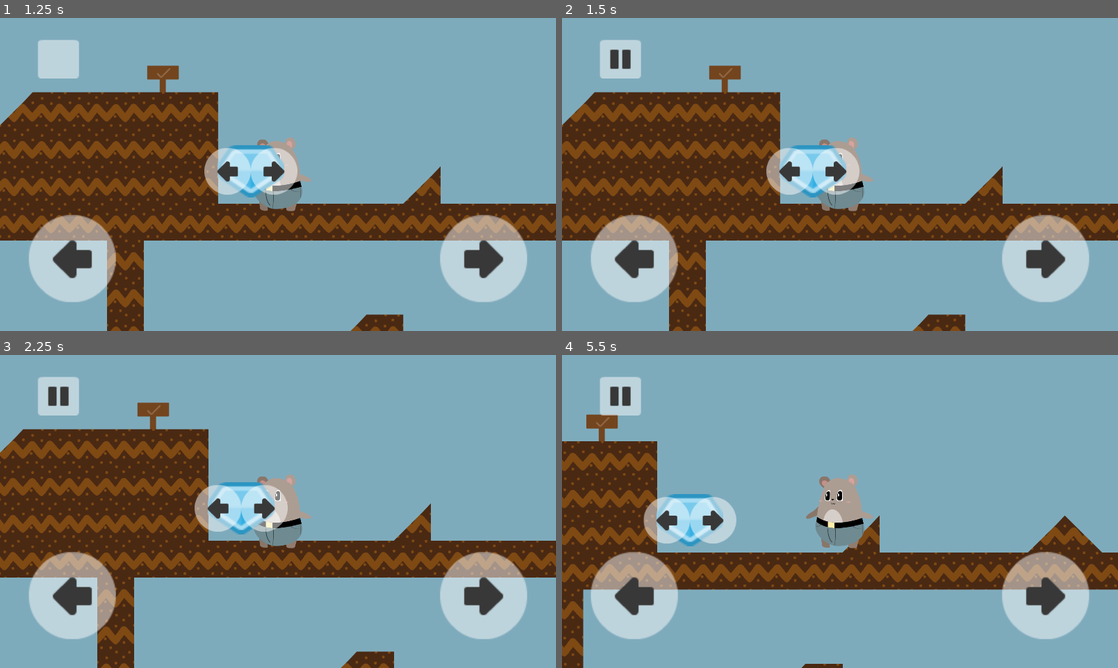
Above: before the commit, frames 1-4 (two rows, left to right).
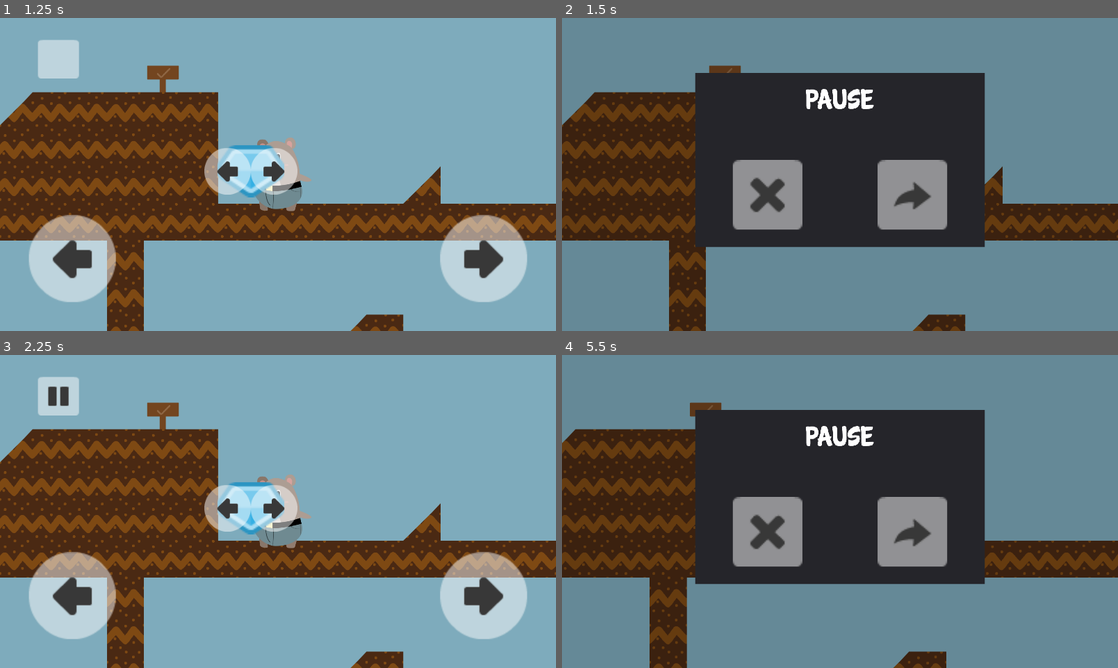
Above: after the commit, the same moments.

Repository: arnaudcoj/buttbutt_adventures
Game: Godot game, scene res://Main/scenes/Main.tscn
Same seed, same stepped clock (60 frames per second), same inputs: the game is played once before the commit and once after it.
Inputs (mouse positions are in pixels of both pictures, inside the frame that each line leads up to):
- Up to frame 1 (1.25 s): tap Enter (ui_accept) at 0.5, 0.77 s; move the mouse to (400, 158) at 0.52 s; hold Right (right_action) from 0.53 s (still down); hold Space (ui_select) from 0.53 s (still down); click (400, 158) at 0.67 s
- Up to frame 2 (1.5 s): release Right (right_action) at 1.25 s; release Space (ui_select) at 1.25 s; click (623, 58) at 1.25 s
- Up to frame 3 (2.25 s): click (350, 530) at 2.02 s
- Up to frame 4 (5.5 s): tap Enter (ui_accept) at 2.75, 3.02, 4.52, 5.27 s; move the mouse to (728, 527) at 2.77 s; hold Right (right_action) 2.78-3.53 s; tap Space (ui_select) at 2.85, 4.35 s; click (728, 527) at 2.92 s; move the mouse to (895, 442) at 3.52 s; hold Left (left_action) 3.53-4.28 s; hold Space (ui_select) 3.53-4.28 s; click (895, 442) at 3.67 s; move the mouse to (812, 574) at 4.27 s; hold Right (right_action) from 4.28 s (still down); click (812, 574) at 4.42 s; move the mouse to (1006, 558) at 5.02 s; hold Space (ui_select) from 5.03 s (still down); click (1006, 558) at 5.17 s

Frame 1 is identical in both runs. In frame 2, 89% of the frame differs, in the area x 0-100%, y 0-100%; in frame 3, 12%; in frame 4, 96%.
Error in both runs: Trying to assign value of type 'Node' to a variable of type 'KinematicBody2D'. (res://Main/scripts/Splash.gd:4)

Commit message:
refacto after pause_screen

Diff:
--- a/sources/GUI/ControlCanvas/ControlCanvas.gd
+++ b/sources/GUI/ControlCanvas/ControlCanvas.gd
@@ -1,6 +1,10 @@
 extends Control
 
 export (Theme) var controls_theme
+
+func link_player(player):
+	update_controls_icons(player.controler.left_action, player.controler.right_action)
+	player.connect("controls", self, "update_controls_icons")
 
 func update_controls_icons(left_action, right_action):
 	assert(controls_theme != null)
--- /dev/null
+++ b/sources/GUI/InGame/scenes/HUD.tscn
@@ -0,0 +1,38 @@
+[gd_scene load_steps=7 format=2]
+
+[ext_resource path="res://GUI/InGame/scripts/HUD.gd" type="Script" id=1]
+[ext_resource path="res://GUI/sprites/debug/transparentLight/transparentLight12.png" type="Texture" id=2]
+[ext_resource path="res://GUI/sprites/debug/transparentLight/transparentLight10.png" type="Texture" id=3]
+[ext_resource path="res://GUI/ControlCanvas/ControlCanvas.tscn" type="PackedScene" id=4]
+
+[sub_resource type="InputEventAction" id=1]
+action = "ui_select"
+
+[sub_resource type="ShortCut" id=2]
+shortcut = SubResource( 1 )
+
+[node name="HUD" type="Control"]
+anchor_right = 1.0
+anchor_bottom = 1.0
+mouse_filter = 1
+script = ExtResource( 1 )
+
+[node name="TopPanel" type="Control" parent="."]
+anchor_right = 1.0
+margin_bottom = 300.0
+mouse_filter = 1
+
+[node name="PauseButton" type="TextureButton" parent="TopPanel"]
+margin_left = 131.235
+margin_top = 75.8701
+margin_right = 273.235
+margin_bottom = 208.87
+shortcut = SubResource( 2 )
+texture_normal = ExtResource( 2 )
+texture_pressed = ExtResource( 3 )
+expand = true
+
+[node name="ControlCanvas" parent="." instance=ExtResource( 4 )]
+anchor_top = 1.0
+margin_top = -750.0
+[connection signal="pressed" from="TopPanel/PauseButton" to="." method="_on_PauseButton_pressed"]
--- /dev/null
+++ b/sources/GUI/InGame/scenes/InGameCanvas.tscn
@@ -0,0 +1,15 @@
+[gd_scene load_steps=4 format=2]
+
+[ext_resource path="res://GUI/InGame/scripts/InGameCanvas.gd" type="Script" id=1]
+[ext_resource path="res://GUI/InGame/scenes/HUD.tscn" type="PackedScene" id=2]
+[ext_resource path="res://GUI/InGame/scenes/PauseScreen.tscn" type="PackedScene" id=3]
+
+[node name="InGameCanvas" type="Control"]
+anchor_right = 1.0
+anchor_bottom = 1.0
+mouse_filter = 1
+script = ExtResource( 1 )
+
+[node name="HUD" parent="." instance=ExtResource( 2 )]
+
+[node name="PauseScreen" parent="." instance=ExtResource( 3 )]
--- /dev/null
+++ b/sources/GUI/InGame/scenes/PauseScreen.tscn
@@ -0,0 +1,83 @@
+[gd_scene load_steps=7 format=2]
+
+[ext_resource path="res://GUI/InGame/scripts/PauseScreen.gd" type="Script" id=1]
+[ext_resource path="res://GUI/fonts/Cartwheel/Sansani Fonts - Cartwheel.otf" type="DynamicFontData" id=2]
+[ext_resource path="res://GUI/sprites/debug/transparentLight/transparentLight33.png" type="Texture" id=3]
+[ext_resource path="res://GUI/sprites/debug/transparentLight/transparentLight10.png" type="Texture" id=4]
+[ext_resource path="res://GUI/sprites/debug/transparentLight/transparentLight19.png" type="Texture" id=5]
+
+[sub_resource type="DynamicFont" id=1]
+size = 100
+font_data = ExtResource( 2 )
+
+[node name="PauseScreen" type="Control"]
+anchor_right = 1.0
+anchor_bottom = 1.0
+mouse_filter = 1
+script = ExtResource( 1 )
+
+[node name="Background" type="ColorRect" parent="."]
+anchor_right = 1.0
+anchor_bottom = 1.0
+color = Color( 0, 0, 0, 0.196078 )
+
+[node name="Popup" type="Control" parent="Background"]
+anchor_left = 0.5
+anchor_top = 0.5
+anchor_right = 0.5
+anchor_bottom = 0.5
+margin_left = -500.0
+margin_top = -350.0
+margin_right = 500.0
+margin_bottom = 250.0
+mouse_filter = 1
+
+[node name="Panel" type="Panel" parent="Background/Popup"]
+anchor_right = 1.0
+anchor_bottom = 1.0
+mouse_filter = 1
+
+[node name="Label" type="Label" parent="Background/Popup/Panel"]
+anchor_right = 1.0
+margin_top = 50.0
+margin_bottom = 14.0
+mouse_filter = 1
+custom_fonts/font = SubResource( 1 )
+text = "PAUSE"
+align = 1
+valign = 1
+
+[node name="Buttons" type="Control" parent="Background/Popup/Panel"]
+anchor_top = 1.0
+anchor_right = 1.0
+anchor_bottom = 1.0
+margin_top = -300.0
+mouse_filter = 1
+
+[node name="QuitButton" type="TextureButton" parent="Background/Popup/Panel/Buttons"]
+anchor_left = 0.25
+anchor_top = 0.4
+anchor_right = 0.25
+anchor_bottom = 0.4
+margin_left = -120.0
+margin_top = -120.0
+margin_right = 120.0
+margin_bottom = 120.0
+texture_normal = ExtResource( 3 )
+texture_pressed = ExtResource( 4 )
+expand = true
+
+[node name="ResumeButton" type="TextureButton" parent="Background/Popup/Panel/Buttons"]
+anchor_left = 0.75
+anchor_top = 0.4
+anchor_right = 0.75
+anchor_bottom = 0.4
+margin_left = -120.0
+margin_top = -120.0
+margin_right = 120.0
+margin_bottom = 120.0
+texture_normal = ExtResource( 5 )
+texture_pressed = ExtResource( 4 )
+expand = true
+[connection signal="pressed" from="Background/Popup/Panel/Buttons/QuitButton" to="." method="_on_QuitButton_pressed"]
+[connection signal="pressed" from="Background/Popup/Panel/Buttons/ResumeButton" to="." method="_on_ResumeButton_pressed"]
--- /dev/null
+++ b/sources/GUI/InGame/scripts/HUD.gd
@@ -0,0 +1,11 @@
+extends Control
+
+signal pause
+
+var control_canvas
+
+func _on_PauseButton_pressed():
+	emit_signal("pause")
+
+func _enter_tree():
+	control_canvas = get_node("ControlCanvas")
--- /dev/null
+++ b/sources/GUI/InGame/scripts/InGameCanvas.gd
@@ -0,0 +1,11 @@
+extends Control
+
+var hud_screen
+var pause_screen
+
+func _enter_tree():
+	hud_screen = get_node("HUD")
+	pause_screen = get_node("PauseScreen")
+
+func link_player_to_controls_canvas(player):
+	hud_screen.control_canvas.link_player(player)
--- /dev/null
+++ b/sources/GUI/InGame/scripts/PauseScreen.gd
@@ -0,0 +1,10 @@
+extends Control
+
+signal quit
+signal resume
+
+func _on_QuitButton_pressed():
+	emit_signal("quit")
+
+func _on_ResumeButton_pressed():
+	emit_signal("resume")
--- a/sources/Main/scenes/Main.tscn
+++ b/sources/Main/scenes/Main.tscn
@@ -3,7 +3,7 @@
 [ext_resource path="res://utils/scripts/fsm/FSM.gd" type="Script" id=1]
 [ext_resource path="res://Main/scripts/Splash.gd" type="Script" id=2]
 [ext_resource path="res://Main/scripts/MainMenu.gd" type="Script" id=3]
-[ext_resource path="res://Main/scripts/Level.gd" type="Script" id=4]
+[ext_resource path="res://Main/scripts/LevelState.gd" type="Script" id=4]
 [ext_resource path="res://levels/Level1.tscn" type="PackedScene" id=5]
 [ext_resource path="res://Main/scripts/Quit.gd" type="Script" id=6]
 [ext_resource path="res://GUI/Splash/scenes/SplashScreen.tscn" type="PackedScene" id=7]
--- a/sources/entities/buttbutt/ButtButt.tscn
+++ b/sources/entities/buttbutt/ButtButt.tscn
@@ -18,6 +18,7 @@
 
 [node name="ButtButt" type="KinematicBody2D"]
 script = ExtResource( 1 )
+controler_path = NodePath("HumanControler")
 
 [node name="Skeleton" parent="." instance=ExtResource( 2 )]
 position = Vector2( 0, -99.9696 )
@@ -63,5 +64,4 @@
 
 [node name="Fall" type="Node" parent="FSM"]
 script = ExtResource( 8 )
-[connection signal="controls" from="." to="HumanControler" method="update_controls"]
 [connection signal="area_entered" from="InteractionArea" to="." method="_on_area_entered"]
--- a/sources/entities/buttbutt/buttbutt.gd
+++ b/sources/entities/buttbutt/buttbutt.gd
@@ -5,6 +5,12 @@
 signal controls
 
 var velocity := Vector2()
+
+export (NodePath) var controler_path
+onready var controler = get_node(controler_path)
+
+func _ready():
+	connect("controls", controler, "update_controls")
 
 func get_left_ground_normal() :
 	if $LeftGroundRaycast.get_collider() != null:
@@ -28,4 +34,4 @@
 		emit_signal("controls", area.left_action, area.right_action)
 
 func on_pause():
-	$HumanControler.reset()
+	controler.reset()
--- a/sources/levels/Level.tscn
+++ b/sources/levels/Level.tscn
@@ -1,150 +1,34 @@
-[gd_scene load_steps=15 format=2]
+[gd_scene load_steps=7 format=2]
 
 [ext_resource path="res://levels/scripts/Level.gd" type="Script" id=1]
-[ext_resource path="res://GUI/sprites/debug/transparentLight/transparentLight12.png" type="Texture" id=2]
-[ext_resource path="res://GUI/sprites/debug/transparentLight/transparentLight10.png" type="Texture" id=3]
-[ext_resource path="res://GUI/ControlCanvas/ControlCanvas.tscn" type="PackedScene" id=4]
-[ext_resource path="res://GUI/fonts/Cartwheel/Sansani Fonts - Cartwheel.otf" type="DynamicFontData" id=5]
-[ext_resource path="res://GUI/sprites/debug/transparentLight/transparentLight33.png" type="Texture" id=6]
-[ext_resource path="res://GUI/sprites/debug/transparentLight/transparentLight19.png" type="Texture" id=7]
-[ext_resource path="res://utils/scripts/fsm/FSM.gd" type="Script" id=8]
-[ext_resource path="res://levels/scripts/fsm/GameState.gd" type="Script" id=9]
-[ext_resource path="res://levels/scripts/fsm/PauseState.gd" type="Script" id=10]
-[ext_resource path="res://levels/scripts/fsm/QuitGameState.gd" type="Script" id=11]
-
-[sub_resource type="InputEventAction" id=2]
-action = "ui_select"
-
-[sub_resource type="ShortCut" id=3]
-shortcut = SubResource( 2 )
-
-[sub_resource type="DynamicFont" id=1]
-size = 100
-font_data = ExtResource( 5 )
+[ext_resource path="res://GUI/InGame/scenes/InGameCanvas.tscn" type="PackedScene" id=2]
+[ext_resource path="res://utils/scripts/fsm/FSM.gd" type="Script" id=3]
+[ext_resource path="res://levels/scripts/fsm/GameState.gd" type="Script" id=4]
+[ext_resource path="res://levels/scripts/fsm/PauseState.gd" type="Script" id=5]
+[ext_resource path="res://levels/scripts/fsm/QuitGameState.gd" type="Script" id=6]
 
 [node name="Level" type="Node2D"]
 script = ExtResource( 1 )
+in_game_canvas_path = NodePath("CanvasLayer/InGameCanvas")
 
 [node name="CanvasLayer" type="CanvasLayer" parent="."]
 pause_mode = 2
 
-[node name="InGameCanvas" type="Control" parent="CanvasLayer"]
-anchor_right = 1.0
-anchor_bottom = 1.0
-mouse_filter = 1
-
-[node name="HUD" type="Control" parent="CanvasLayer/InGameCanvas"]
-anchor_right = 1.0
-anchor_bottom = 1.0
-mouse_filter = 1
-
-[node name="TopPanel" type="Control" parent="CanvasLayer/InGameCanvas/HUD"]
-anchor_right = 1.0
-margin_bottom = 300.0
-mouse_filter = 1
-
-[node name="PauseButton" type="TextureButton" parent="CanvasLayer/InGameCanvas/HUD/TopPanel"]
-margin_left = 131.235
-margin_top = 75.8701
-margin_right = 273.235
-margin_bottom = 208.87
-shortcut = SubResource( 3 )
-texture_normal = ExtResource( 2 )
-texture_pressed = ExtResource( 3 )
-expand = true
-
-[node name="ControlCanvas" parent="CanvasLayer/InGameCanvas/HUD" instance=ExtResource( 4 )]
-anchor_top = 1.0
-margin_top = -750.0
-
-[node name="PauseScreen" type="Control" parent="CanvasLayer/InGameCanvas"]
-anchor_right = 1.0
-anchor_bottom = 1.0
-mouse_filter = 1
-
-[node name="Background" type="ColorRect" parent="CanvasLayer/InGameCanvas/PauseScreen"]
-anchor_right = 1.0
-anchor_bottom = 1.0
-color = Color( 0, 0, 0, 0.196078 )
-
-[node name="Popup" type="Control" parent="CanvasLayer/InGameCanvas/PauseScreen/Background"]
-anchor_left = 0.5
-anchor_top = 0.5
-anchor_right = 0.5
-anchor_bottom = 0.5
-margin_left = -500.0
-margin_top = -350.0
-margin_right = 500.0
-margin_bottom = 250.0
-mouse_filter = 1
-
-[node name="Panel" type="Panel" parent="CanvasLayer/InGameCanvas/PauseScreen/Background/Popup"]
-anchor_right = 1.0
-anchor_bottom = 1.0
-mouse_filter = 1
-
-[node name="Label" type="Label" parent="CanvasLayer/InGameCanvas/PauseScreen/Background/Popup/Panel"]
-anchor_right = 1.0
-margin_top = 50.0
-margin_bottom = 14.0
-mouse_filter = 1
-custom_fonts/font = SubResource( 1 )
-text = "PAUSE"
-align = 1
-valign = 1
-
-[node name="Buttons" type="Control" parent="CanvasLayer/InGameCanvas/PauseScreen/Background/Popup/Panel"]
-anchor_top = 1.0
-anchor_right = 1.0
-anchor_bottom = 1.0
-margin_top = -300.0
-mouse_filter = 1
-
-[node name="QuitButton" type="TextureButton" parent="CanvasLayer/InGameCanvas/PauseScreen/Background/Popup/Panel/Buttons"]
-anchor_left = 0.25
-anchor_top = 0.4
-anchor_right = 0.25
-anchor_bottom = 0.4
-margin_left = -120.0
-margin_top = -120.0
-margin_right = 120.0
-margin_bottom = 120.0
-texture_normal = ExtResource( 6 )
-texture_pressed = ExtResource( 3 )
-expand = true
-
-[node name="ResumeButton" type="TextureButton" parent="CanvasLayer/InGameCanvas/PauseScreen/Background/Popup/Panel/Buttons"]
-anchor_left = 0.75
-anchor_top = 0.4
-anchor_right = 0.75
-anchor_bottom = 0.4
-margin_left = -120.0
-margin_top = -120.0
-margin_right = 120.0
-margin_bottom = 120.0
-texture_normal = ExtResource( 7 )
-texture_pressed = ExtResource( 3 )
-expand = true
+[node name="InGameCanvas" parent="CanvasLayer" instance=ExtResource( 2 )]
 
 [node name="LevelFSM" type="Node" parent="."]
 pause_mode = 2
-script = ExtResource( 8 )
+script = ExtResource( 3 )
 
 [node name="Game" type="Node" parent="LevelFSM"]
-script = ExtResource( 9 )
-pause_button_path = NodePath("../../CanvasLayer/InGameCanvas/HUD/TopPanel/PauseButton")
-pause_screen_path = NodePath("../../CanvasLayer/InGameCanvas/PauseScreen")
-hud_screen_path = NodePath("../../CanvasLayer/InGameCanvas/HUD")
+script = ExtResource( 4 )
+in_game_canvas_path = NodePath("../../CanvasLayer/InGameCanvas")
 
 [node name="Pause" type="Node" parent="LevelFSM"]
-script = ExtResource( 10 )
+script = ExtResource( 5 )
+in_game_canvas_path = NodePath("../../CanvasLayer/InGameCanvas")
 level_path = NodePath("../..")
-pause_screen_path = NodePath("../../CanvasLayer/InGameCanvas/PauseScreen")
-hud_screen_path = NodePath("../../CanvasLayer/InGameCanvas/HUD")
-quit_button_path = NodePath("../../CanvasLayer/InGameCanvas/PauseScreen/Background/Popup/Panel/Buttons/QuitButton")
-resume_button_path = NodePath("../../CanvasLayer/InGameCanvas/PauseScreen/Background/Popup/Panel/Buttons/ResumeButton")
 
 [node name="Quit" type="Node" parent="LevelFSM"]
-script = ExtResource( 11 )
+script = ExtResource( 6 )
 level_path = NodePath("../..")
-[connection signal="pause" from="." to="CanvasLayer/InGameCanvas/HUD/ControlCanvas" method="on_pause"]
--- a/sources/levels/Level1.tscn
+++ b/sources/levels/Level1.tscn
@@ -14,6 +14,7 @@
 radius = 75.4213
 
 [node name="Level" index="0" instance=ExtResource( 1 )]
+player_path = NodePath("ButtButt")
 
 [node name="TileMap" type="TileMap" parent="." index="0"]
 tile_set = ExtResource( 2 )
@@ -71,7 +72,3 @@
 [node name="ControlsChanger7" parent="ControlsChangers" index="7" instance=ExtResource( 6 )]
 position = Vector2( -2621.12, 1181.78 )
 left_action = "jump"
-[connection signal="pause" from="." to="ButtButt" method="on_pause"]
-[connection signal="controls" from="ButtButt" to="CanvasLayer/InGameCanvas/HUD/ControlCanvas" method="update_controls_icons"]
-[connection signal="dead" from="ButtButt" to="." method="on_game_over"]
-[connection signal="goal" from="ButtButt" to="." method="on_game_over"]
--- a/sources/levels/scripts/Level.gd
+++ b/sources/levels/scripts/Level.gd
@@ -3,6 +3,21 @@
 signal pause
 
 var game_over
+
+export (NodePath) var player_path
+onready var player = get_node(player_path) if player_path != "" else null
+
+export (NodePath) var in_game_canvas_path
+onready var in_game_canvas = get_node(in_game_canvas_path) if in_game_canvas_path != "" else null
+
+func _ready():
+	if in_game_canvas != null and player != null:
+		in_game_canvas.link_player_to_controls_canvas(player)
+
+	if player != null:
+		connect("pause", player, "on_pause")
+		player.connect("dead", self, "on_game_over")
+		player.connect("goal", self, "on_game_over")
 
 func on_game_over():
 	game_over = true
--- a/sources/levels/scripts/fsm/GameState.gd
+++ b/sources/levels/scripts/fsm/GameState.gd
@@ -1,13 +1,7 @@
 extends FSMState
 
-export (NodePath) var pause_button_path
-onready var pause_button : Button = get_node(pause_button_path)
-
-export (NodePath) var pause_screen_path
-onready var pause_screen = get_node(pause_screen_path)
-
-export (NodePath) var hud_screen_path
-onready var hud_screen : Control = get_node(hud_screen_path)
+export (NodePath) var in_game_canvas_path
+onready var in_game_canvas : Control = get_node(in_game_canvas_path)
 
 var pause_requested
 
@@ -21,13 +15,13 @@
 
 func enter_state():
 	print("enter ", name)
-	pause_button.connect("pressed", self, "_on_PauseButton_pressed")
-	pause_screen.hide()
-	hud_screen.show()
+	in_game_canvas.hud_screen.connect("pause", self, "_on_PauseButton_pressed")
+	in_game_canvas.pause_screen.hide()
+	in_game_canvas.hud_screen.show()
 
 func leave_state():
 	pause_requested = false
-	pause_button.disconnect("pressed", self, "_on_PauseButton_pressed")
+	in_game_canvas.hud_screen.disconnect("pause", self, "_on_PauseButton_pressed")
 
 func _enter_tree():
 	pause_requested = false
--- a/sources/levels/scripts/fsm/PauseState.gd
+++ b/sources/levels/scripts/fsm/PauseState.gd
@@ -1,19 +1,10 @@
 extends FSMState
+
+export (NodePath) var in_game_canvas_path
+onready var in_game_canvas : Control = get_node(in_game_canvas_path)
 
 export (NodePath) var level_path
 onready var level = get_node(level_path)
-
-export (NodePath) var pause_screen_path
-onready var pause_screen = get_node(pause_screen_path)
-
-export (NodePath) var hud_screen_path
-onready var hud_screen : Control = get_node(hud_screen_path)
-
-export (NodePath) var quit_button_path
-onready var quit_button : Button = get_node(quit_button_path)
-
-export (NodePath) var resume_button_path
-onready var resume_button : Button = get_node(resume_button_path)
 
 enum { NONE, QUIT, RESUME }
 var action_wanted
@@ -25,22 +16,23 @@
 		return $"../Game"
 
 func leave_state():
-	resume_button.disconnect("pressed", self, "_on_resume_pressed")
-	quit_button.disconnect("pressed", self, "_on_quit_pressed")
+	in_game_canvas.pause_screen.disconnect("resume", self, "_on_resume_pressed")
+	in_game_canvas.pause_screen.disconnect("quit", self, "_on_quit_pressed")
 	action_wanted = NONE
 	level.unpause()
 
 func enter_state():
 	print("enter ", name)
-	pause_screen.show()
-	hud_screen.hide()
-	resume_button.connect("pressed", self, "_on_resume_pressed")
-	quit_button.connect("pressed", self, "_on_quit_pressed")
+	in_game_canvas.pause_screen.show()
+	in_game_canvas.hud_screen.hide()
+	in_game_canvas.pause_screen.connect("resume", self, "_on_resume_pressed")
+	in_game_canvas.pause_screen.connect("quit", self, "_on_quit_pressed")
 	level.pause()
 
 func _enter_tree():
-	get_node(pause_screen_path).hide()
-	get_node(hud_screen_path).show()
+	in_game_canvas = get_node(in_game_canvas_path)
+	in_game_canvas.pause_screen.hide()
+	in_game_canvas.hud_screen.show()
 	action_wanted = NONE
 
 func _on_resume_pressed():
